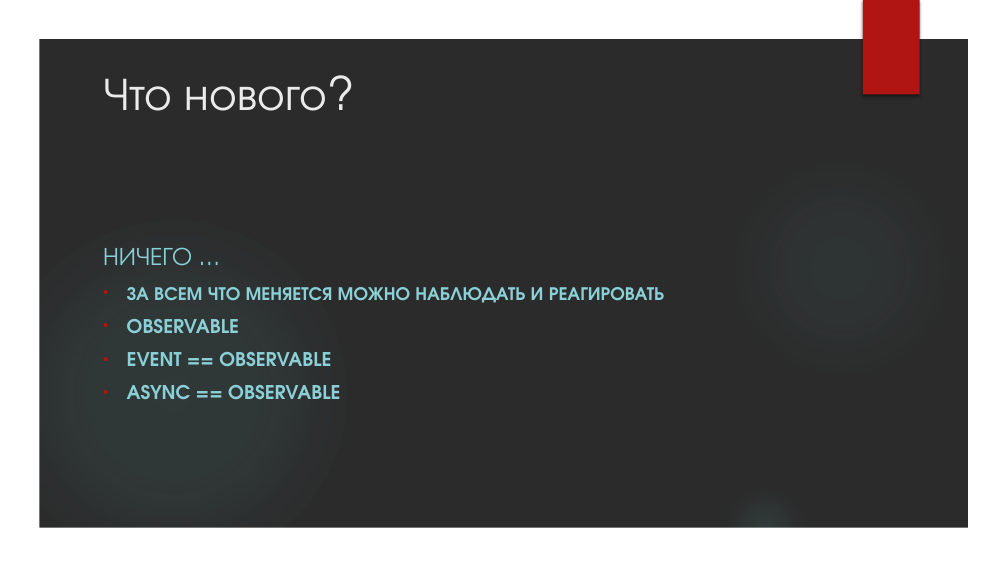
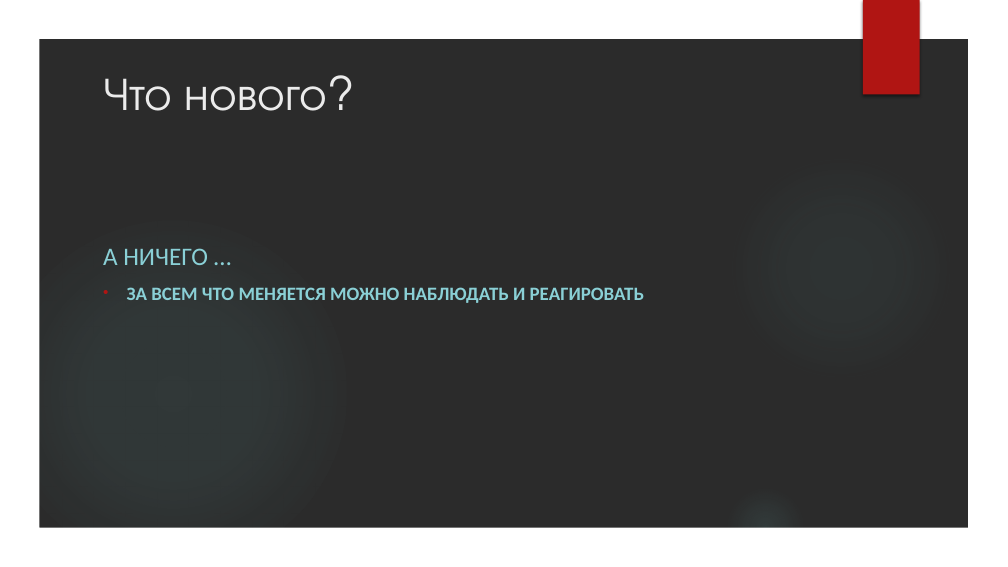
Before and after one commit to VladimirMakarevich/presentations, a slide deck: slide 33 of reactiveX/reactiveX.pptx (slide 7 before the commit). Drawn at 1008x567 pixels with LibreOffice and Linux fonts; fonts in the diff are those of the drawing; background and template pictures are left out; a plain dark background stands for a picture behind light text. Boxes give left, top, right and bottom in pixels: in the first picture for what was removed or moved away, otherwise in the second. Text is boxed around its words. In the diff, an @@ line names an element or a change of style, - is before the commit and + after.

```diff
--- a/reactiveX/reactiveX.pptx
+++ b/reactiveX/reactiveX.pptx
@@ subtitle at [103,248,208,265]: text changed; font TeX Gyre Adventor to Calibri @@
-НИЧЕГО …
+А НИЧЕГО …
@@ subtitle at [127,287,644,303]: font TeX Gyre Adventor to Calibri in "ЗА ВСЕМ ЧТО МЕНЯЕТСЯ МОЖНО НАБЛЮДАТЬ И ..." @@
@@ subtitle at [127,319,340,399]: paragraphs removed @@
-• OBSERVABLE
-• EVENT == OBSERVABLE
-• ASYNC == OBSERVABLE
```
Also in this commit, not shown: 10 other slides changed, 38 slides added, 7 slides removed.
